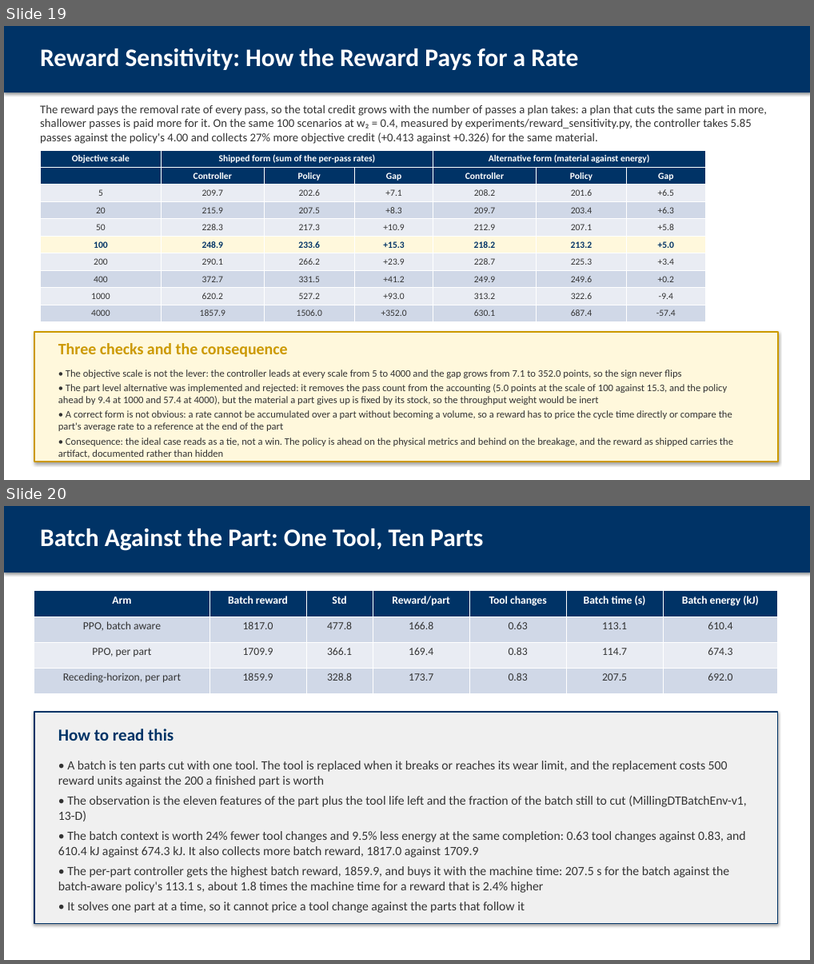
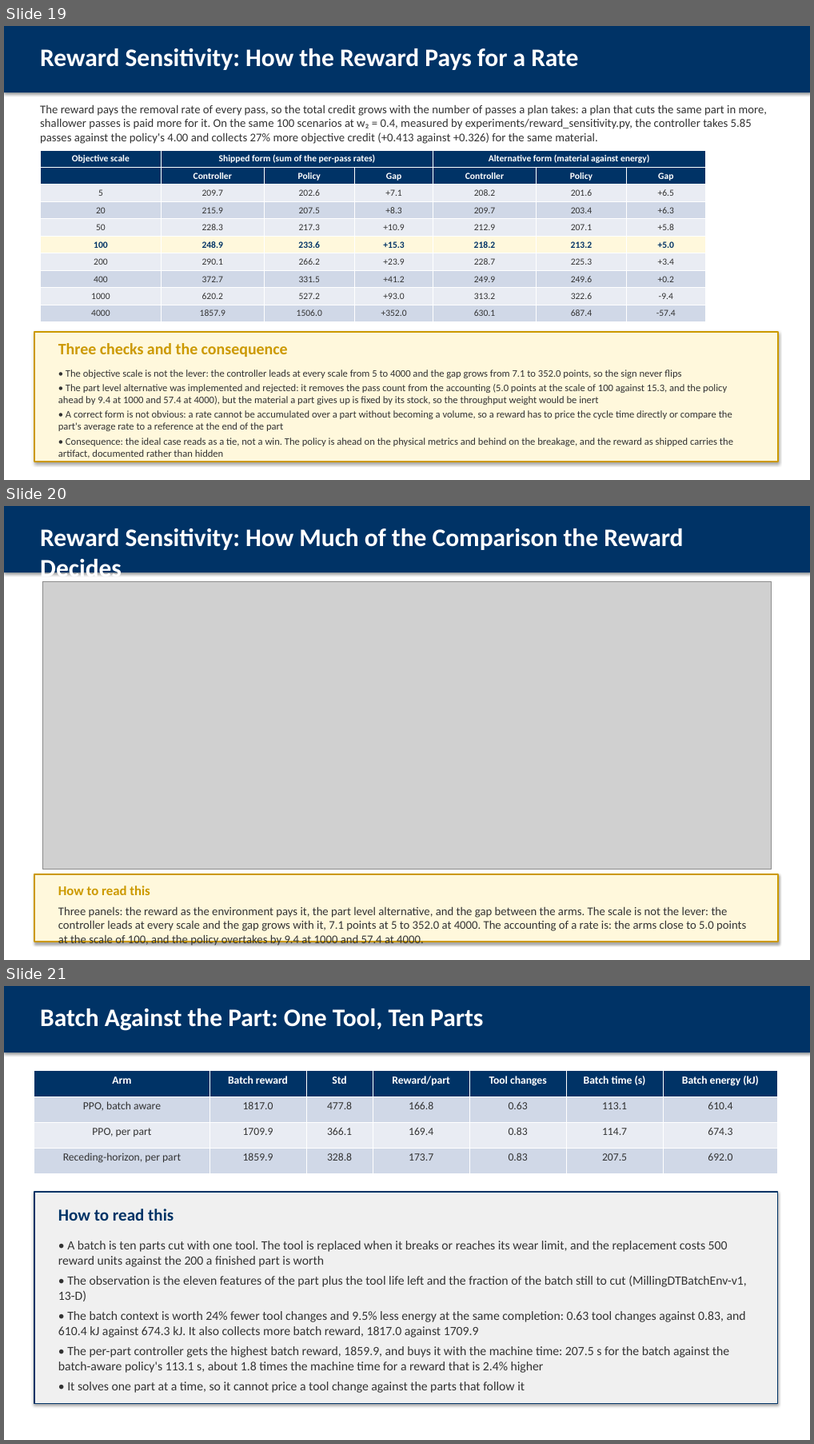
Before and after one commit to AbhinandIITM/AI-in-Mfg, a slide deck: report/presentation.pptx. Shown one above the other, each under a label of ours: slides 19 and 20 before the commit, slides 19, 20 and 21 after it. The pictures are 814x964 and 814x1444 pixels, drawn with LibreOffice and Linux fonts; fonts in the diff are those of the drawing; grey boxes stand for pictures. Boxes give left, top, right and bottom in pixels: in the first picture for what was removed or moved away, otherwise in the second. Text is boxed around its words. In the diff, an @@ line names an element or a change of style, - is before the commit and + after.

Commit message:
docs: the wrong model of the material is out of every document
The report, the deck and the PowerPoint file carry the two regimes and the
one sweep, the three new figures are placed next to the text they belong
to, and the claim is the noise one: the learned policy is the better
operator once the wear measurement is noisier than about 2% of its range,
and inside a perfect digital twin the classical controller is better by a
margin that is inside the noise.

The report is 40 pages with 12 figures, the deck 38 frames, the PowerPoint
file 33 slides.

```diff
--- a/report/presentation.pptx
+++ b/report/presentation.pptx
@@ slide 20 added at bbox=[4, 506, 810, 960], background #FFFFFF @@
@@ rectangle added at bbox=[4, 506, 810, 572], fill #003366 @@
@@ text added at bbox=[40, 528, 683, 550], 30 pt, text #FFFFFF, bold @@
+Reward Sensitivity: How Much of the Comparison the Reward Decides
@@ picture added at bbox=[42, 582, 772, 869] @@
@@ rectangle added at bbox=[34, 874, 778, 941], fill #FFF8DC, outline #CC9900 2 pt @@
@@ text added at bbox=[58, 885, 150, 895], 16 pt, text #CC9900, bold @@
+How to read this
@@ text added at bbox=[58, 906, 746, 947], 14 pt, text #333333 @@
+Three panels: the reward as the environment pays it, the part level alternative, and the gap between the arms. The scale is not the lever: the controller leads at every scale and the gap grows with it, 7.1 points at 5 to 352.0 at 4000. The accounting of a rate is: the arms close to 5.0 points at the scale of 100, and the policy overtakes by 9.4 at 1000 and 57.4 at 4000.
@@ what was slide 20 is now slide 21 @@
```
Also in this commit, not shown: 8 slides changed, 2 other slides added, 1 slide removed, 8 other files.
